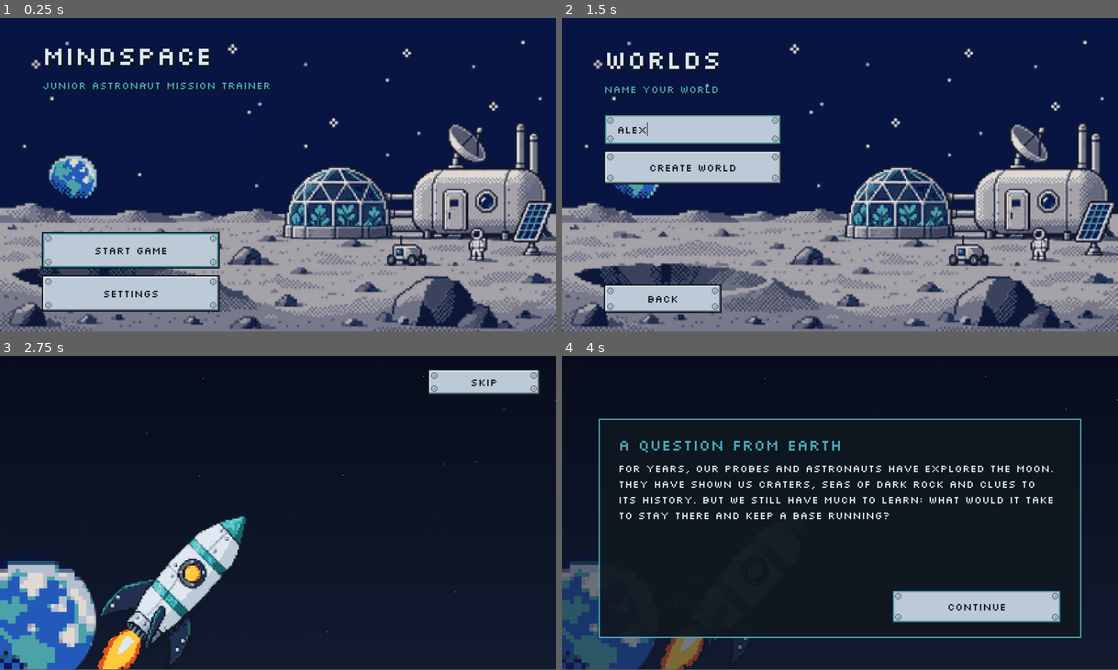
Above: before the commit, frames 1-4 (two rows, left to right).
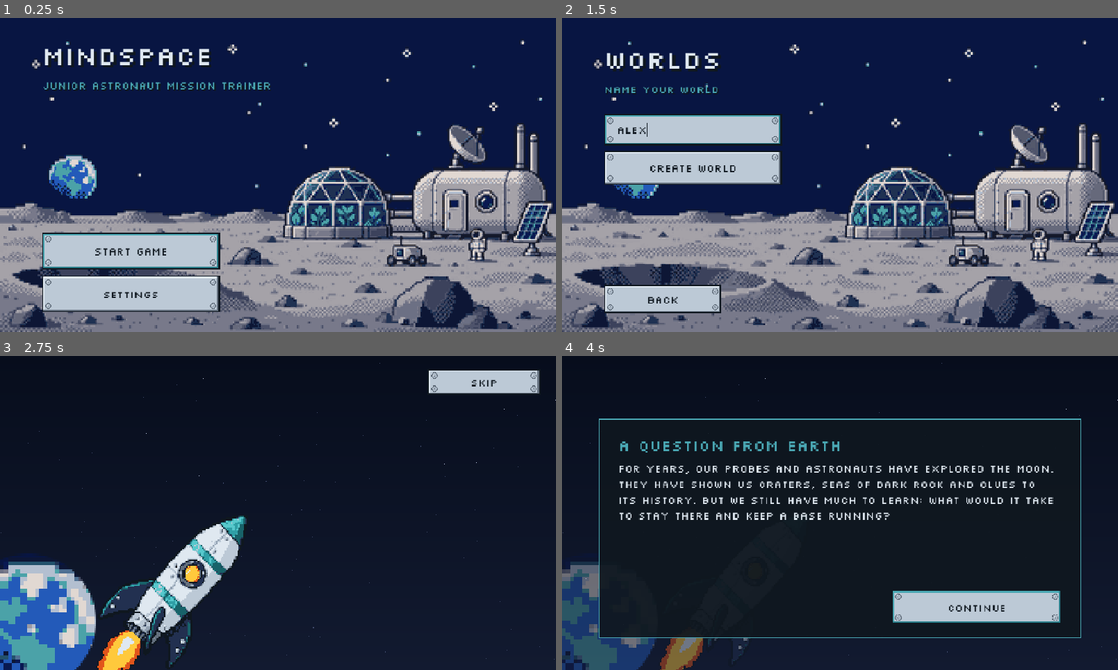
Above: after the commit, the same moments.

Repository: Aurora-Moorealis/MindSpace
Game: Godot game, scene res://scenes/welcome/welcome.tscn
The game is run twice, just before and just after one commit, with the same random seed, the same clock (stepped at 60 frames per second) and the same inputs.
Inputs (mouse positions are in pixels of both pictures, inside the frame that each line leads up to):
- Up to frame 1 (0.25 s): no input
- Up to frame 2 (1.5 s): click "Start game" at 0.5 s; click (695, 131) at 1.27 s; type "Alex" at 1.35 s
- Up to frame 3 (2.75 s): click "Create world" at 2 s
- Up to frame 4 (4 s): click "Skip" at 2.75 s; click "Continue" at 3.5 s
In our replay, the window is 800x451 before the commit and 800x452 after it. These sizes can differ from the game's own. Grey fills any space a smaller window leaves; there, only what the larger window draws over its background counts as a difference.

The runs differ from the first frame. In frame 1, 7.1% of the frame differs, in the area x 0-100%, y 7-100%; in frame 2, 7.3%; in frame 3, 1.9%; in frame 4, 4.0%.

Commit message:
feat(input): Added pause, time speed and debug end-run actions
Registered the new input actions and switched the window stretch aspect to
expand so the viewport keeps its proportions on other window sizes.

Diff:
--- a/game/project.godot
+++ b/game/project.godot
@@ -36,7 +36,7 @@
 window/size/viewport_width=850
 window/size/viewport_height=480
 window/stretch/mode="canvas_items"
-window/stretch/scale_mode="integer"
+window/stretch/aspect="expand"
 
 [editor_plugins]
 
@@ -73,6 +73,26 @@
 "events": [Object(InputEventKey,"resource_local_to_scene":false,"resource_name":"","device":-1,"window_id":0,"alt_press …(190 unchanged characters)…
 ]
 }
+speed_up={
+"deadzone": 0.5,
+"events": [Object(InputEventKey,"resource_local_to_scene":false,"resource_name":"","device":-1,"window_id":0,"alt_pressed":false,"shift_pressed":false,"ctrl_pressed":false,"meta_pressed":false,"pressed":false,"keycode":0,"physical_keycode":61,"key_label":0,"unicode":0,"location":0,"echo":false,"script":null)
+]
+}
+speed_down={
+"deadzone": 0.5,
+"events": [Object(InputEventKey,"resource_local_to_scene":false,"resource_name":"","device":-1,"window_id":0,"alt_pressed":false,"shift_pressed":false,"ctrl_pressed":false,"meta_pressed":false,"pressed":false,"keycode":0,"physical_keycode":45,"key_label":0,"unicode":0,"location":0,"echo":false,"script":null)
+]
+}
+pause={
+"deadzone": 0.5,
+"events": [Object(InputEventKey,"resource_local_to_scene":false,"resource_name":"","device":-1,"window_id":0,"alt_pressed":false,"shift_pressed":false,"ctrl_pressed":false,"meta_pressed":false,"pressed":false,"keycode":0,"physical_keycode":32,"key_label":0,"unicode":0,"location":0,"echo":false,"script":null)
+]
+}
+debug_end_run={
+"deadzone": 0.5,
+"events": [Object(InputEventKey,"resource_local_to_scene":false,"resource_name":"","device":-1,"window_id":0,"alt_pressed":false,"shift_pressed":false,"ctrl_pressed":false,"meta_pressed":false,"pressed":false,"keycode":0,"physical_keycode":4194341,"key_label":0,"unicode":0,"location":0,"echo":false,"script":null)
+]
+}
 
 [physics]
 
